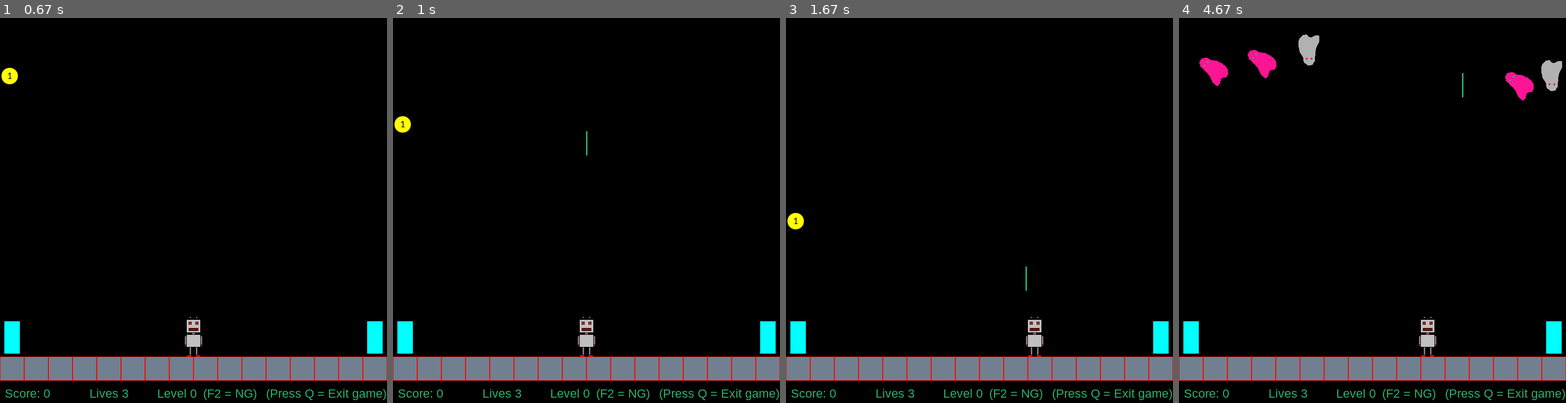
Above: before the commit, frames 1-4 (left to right).
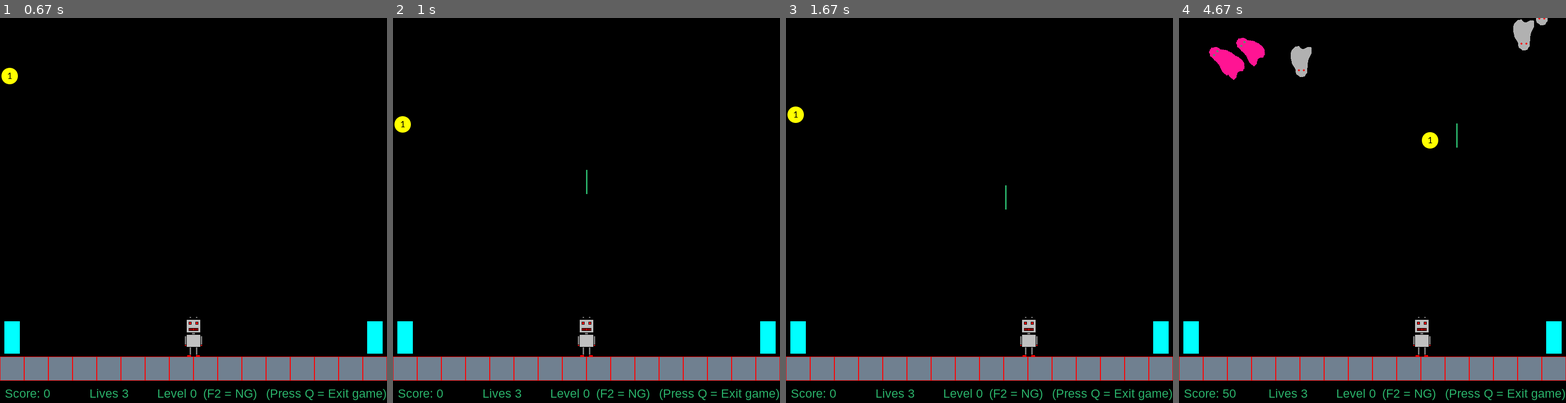
Above: after the commit, the same moments.

Repository: Acrofil/PygameGameProject
Game: pygame game, started from main.py
Two runs of this game, one before a commit and one after it. Both use one fixed random seed, a clock stepped at 60 frames per second and the inputs below.
Inputs:
- Up to frame 1 (0.67 s): tap Space at 0.33 s
- Up to frame 2 (1 s): tap Space at 0.67 s
- Up to frame 3 (1.67 s): hold F2 1-1.47 s; hold Right 1-1.47 s; tap Space at 1.07, 1.37, 1.57 s; hold Right from 1.5 s (still down)
- Up to frame 4 (4.67 s): tap Space at 1.87, 2.07, 2.37, 2.57, 2.87, 3.13, 3.43, 3.57, 3.87, 4.23, 4.53 s; release Right at 1.97 s; hold Right 2-2.47 s; hold Left 2.5-3.03 s; hold Left 3.07-3.47 s; hold Right 3.5-4.13 s; hold Left 4.17-4.63 s

Frame 1 is identical in both runs. In frame 2, less than 0.1% of the frame differs, in the area x 49-51%, y 29-46%; in frame 3, 0.6%; in frame 4, 2.9%, in the area x 5-99%, y 0-99%.

Commit message:
second commit finished game + readme

Diff:
--- a/main.py
+++ b/main.py
@@ -4,29 +4,29 @@
 import random
 import os
 
-##################################################### Game Info #################################################
+##################################################### GAME INFO #################################################
 #                                                                                                               #
-# Game Objective - Collect 5 coins to level up, starting point level 0, end point reach level 5 withour dying.  #
-# Two types of ghosts come from above to take you up:                                                           #
-# Type 1 Gray: They are following you whenever you go.                                                          #
-# Type 2 Pink: They only fall down, but can do damage too                                                       #
-# If any ghost touch you, you lose one of your lives and the ghost dissapear.                                   #
-# On each level you gain the ghosts are increased x 5 of each type                                              #
-# When you kill ghost, coin spawns at the location where you killed it and starts falling down.                 #
-# In order to catch it you must wait for it to fall down to you.                                                #
-# If you shoot another ghost the coin respawns at the new location. Sometimes would be necessary to do so.      #
-# There is some kind of escape mechanism with the doors, with little delay between usage.                       #
-# Goal is to reach level 5 without spending all your lives/hits.                                                #
+# - Game Objective - Collect 5 coins to level up, starting point level 0, end point reach level 5 withour dying.#
+# - Two types of ghosts come from above:                                                                        #
+# - Type 1: Gray: They are following you whenever you go.                                                       #
+# - Type 2: Pink: They only fall down, but can do damage too                                                    #
+# - If any ghost touch you, you lose one of your lives and the ghost dissapear.                                 #
+# - On each level you gain, the ghosts are increased x 5 of each type are added to the game                     #
+# - When you kill ghost, coin spawns at the location where you killed it and starts falling down.               #
+# - In order to catch it you must wait for it to fall down to you.                                              #
+# - If you shoot another ghost the coin respawns at the new location. Sometimes would be necessary to do so.    #
+# - There is some kind of escape mechanism with the doors, with little delay between usage.                     #
+# - Goal is to reach level 5 without spending all your lives/hits.                                              #
 # *Bonus coin spawns at the start of the game                                                                   #
 #                                                                                                               #
-##################################################################################################################
+##################################################### GAME INFO #################################################
+
+pg.init()
 
 # Start game at center
 os.environ['SDL_VIDEO_CENTERED'] = '1'
-pg.init()
-
-pg.display.set_caption("Ghost Blaster")
-
+
+# Global parameters
 WIN_WIDTH, WIN_HEIGHT = (800, 800)
 RED = (255, 0, 0)
 BLACK = (0, 0, 0)
@@ -37,8 +37,9 @@
 
 # Class for creating our enemies, loading images, editing them and random location on screen
 class EnemyController:
-    def __init__(self, player):
+    def __init__(self, window_rect):
         # Create enemies
+        self.window_rect = window_rect
         self.enemies = []
         self.player_enemies = 5
         self.create_enemies()
@@ -46,6 +47,7 @@
         self.enemy_image_won = self.enemy_image_load('pink')
         self.enemy_image_won_rect = self.enemy_image_won.get_rect()
 
+    # Create our enemies. Load them and do modifications. Append them to our list with enemies
     def create_enemies(self):
         self.gray_enemy_image = self.enemy_image_load('gray')
         self.pink_enemy_image = self.enemy_image_load('pink')
@@ -60,6 +62,7 @@
         arr.replace(from_, to)
         del arr
 
+    # Load enemy image, swap colors, transform.
     def enemy_image_load(self, type):
         image = pg.image.load('monster.png').convert_alpha()
         if type == 'gray':
@@ -79,17 +82,18 @@
 
             return transformed_image
 
+    # Random enemy location on screen
     def random_enemy_location(self, type):
-        x = random.randint(0, window_rect.width)
+        x = random.randint(0, self.window_rect.width)
         y = random.randint(-500, -100)
 
         if type == 'gray':
-            return Enemy(self.gray_enemy_image, window_rect, (x, y), type)
+            return Enemy(self.gray_enemy_image, self.window_rect, (x, y), type)
         elif type == 'pink':
-            return Enemy(self.pink_enemy_image, window_rect, (x, y), type)
+            return Enemy(self.pink_enemy_image, self.window_rect, (x, y), type)
 
     # Update our enemies and check for: Collision with player, if enemy is killed, if enemy is off screen
-    def update(self, player):
+    def update(self, player, window):
         for enemy in self.enemies:
             enemy.update(player)
             enemy_type = random.choice(['gray', 'pink'])
@@ -102,16 +106,15 @@
                 self.enemies.remove(enemy)
                 player.take_damage(1)
                 self.enemies.append(self.random_enemy_location(enemy_type))
+                # Sometimes generates error when player is moving and ghost touch it
                 break
-                # Adding break after collision makes ghosts flicker sometimes
-                # Without break sometimes trow error - x not in list
 
             if enemy.off_screen: # If its offscren, remove it and add it to a starting location again
                 self.enemies.remove(enemy)
                 enemy.off_screen = False
                 self.enemies.append(self.random_enemy_location(enemy_type))
 
-            if player.upgrade_enemies:
+            if player.upgrade_enemies: # If level up upgrade_enemies == True
                 self.update_max_enemies(player)
                 player.upgrade_enemies = False
 
@@ -119,8 +122,8 @@
 
     def update_max_enemies(self, player):
 
-        self.player_enemies += 3
-        self.create_enemies()
+        self.player_enemies += 5 # Increase our enemies by 5
+        self.create_enemies()    # Create new enemies
 
 class Enemy:
     def __init__(self, image, window_rect, starting_position, enemy_type):
@@ -181,7 +184,7 @@
         surface.blit(self.image, self.rect )
 
 class Player:
-    def __init__(self, window_rect):
+    def __init__(self, window_rect, tools):
         # Player image, position and starting position
         self.window_rect = window_rect
         self.image = pg.image.load('robot.png').convert()
@@ -191,7 +194,7 @@
         self.speed = 3
         self.rect = self.image.get_rect(center=(self.window_rect.centerx, self.window_rect.bottom - self.start_buffer))
 
-        # Img for dead screen
+        # Image for dead screen
         self.dead_image = pg.transform.rotate(self.image, 180)
         self.dead_image_rect = self.dead_image.get_rect(center=(self.rect.centerx, self.rect.bottom - self.start_buffer))
 
@@ -221,27 +224,26 @@
 
         # Timer and delay for door use
         self.door_timer = 0.0
-        self.door_delay = 500
+        self.door_delay = 1000
         self.can_enter = False
+
+        self.tools = tools
 
     def take_damage(self, value):
         self.lives -= value
-        TOOLS.update_lives(self.lives)
+        self.tools.update_lives(self.lives)
 
     def add_points(self, value):
         self.points += value
-        TOOLS.update_score(self.points)
+        self.tools.update_score(self.points)
 
     def level_up(self):
         self.level += 1
         self.upgrade_enemies = True
-        TOOLS.update_level(self.level)
+        self.tools.update_level(self.level)
 
         if self.level == 5:
             self.game_won = True
-
-    def get_level(self):
-        return self.level
 
     # Listening for events for player pressing space == shooting
     def get_event(self, event):
@@ -255,6 +257,7 @@
             if event.key == pg.K_q:
                 pg.quit()
                 sys.exit()
+
     # Update player
     def update(self, keys, enemies, door):
         self.rect.clamp_ip(self.window_rect) # Set boundaries for player for moving off screen
@@ -303,21 +306,25 @@
                         self.lasers.remove(laser) # Remove laser after we kill enemy
                         break
 
+    # On every 5 coins level up and set coins count to 0 again
     def check_player_level(self):
         if self.coin_count == 5:
             self.level_up()
             self.coin_count = 0
 
+    # Check if player is entering door and use timer.
     def check_player_enter_door(self, door):
+        # For some reason could not check for collision between door and player and used player rect x & screen width.
+        # Timer to enter the door
         if pg.time.get_ticks() - self.door_timer > self.door_delay:
-            self.door_timer = pg.time.get_ticks()
+            self.door_timer = pg.time.get_ticks() # Door timer is set to current time tick
             self.can_enter = True
-            if player.rect.x < door.rect.x and self.can_enter:
+            # Left door
+            if self.rect.x < door.rect.x and self.can_enter:
                 self.rect = self.image.get_rect(center=(self.window_rect.right - 50, self.window_rect.bottom - self.start_buffer))
                 self.can_enter = False
-
-
-            elif player.rect.x > WIN_WIDTH - 70 and self.can_enter:
+            # Right door
+            elif self.rect.x > WIN_WIDTH - 70 and self.can_enter:
                 self.rect = self.image.get_rect(center=(self.window_rect.left - 50, self.window_rect.bottom - self.start_buffer))
                 self.can_enter = False
 
@@ -335,7 +342,7 @@
         self.mask = pg.mask.from_surface(self.image)
         self.image.fill(color)
         self.rect = self.image.get_rect(center=loc) # loc = location of our robot
-        self.speed = 10
+        self.speed = 8
 
     def update(self, direction='up'):
         if direction == 'down':
@@ -343,7 +350,7 @@
         else:
             self.rect.y -= self.speed
 
-        # Check if laser is off screen
+        # Check if laser is off screen and remove it
         if self.rect.bottom < self.window_rect.top:
             return True
 
@@ -362,8 +369,9 @@
         self.coin_points = 50
         self.speed = 5
 
+    #  Update our coin and if not collected move it down
     def update(self, player):
-        if not self.collected: # If not collected move it
+        if not self.collected:
             self.rect.y += self.speed
 
         if player.spawn_coin: # if true
@@ -398,13 +406,13 @@
         for i in range(round(WIN_WIDTH / self.image_rect.width)):
             self.floor.append(self.image)
 
-    # Draw floor
+    # Draw floor according to screen width
     def draw(self, surface):
         x = 0
         for i in range(len(self.floor)):
             surface.blit(self.image, [x + self.image_rect.width * i, self.bottom_position])
 
-# Escape mechanism
+# Escape mechanism for our robot
 class Door:
     def __init__(self, window_rect):
         self.image = pg.image.load('door.png').convert()
@@ -414,7 +422,7 @@
 
         # Door height position
         self.door_height_position = WIN_HEIGHT - (95 + self.rect.height)
-
+    # Draw our doors at both sides on screen
     def draw(self, surface):
         surface.blit(self.original_image, (0, self.door_height_position))
         surface.blit(self.original_image, (WIN_WIDTH - self.rect.width, self.door_height_position))
@@ -422,10 +430,12 @@
 # For printing Game won, game over and player stats & score
 class Tools:
     def __init__(self, window):
+        # window rect and font init
         self.window = window
         self.window_rect = window.get_rect()
         self.font_init(self.window_rect)
 
+    # Defining font size, color and position on screen for texts also update them
     def font_init(self, window_rect):
         self.text_size = 25
         self.text_color = (GREEN)
@@ -436,6 +446,7 @@
         self.new_game_position = (WIN_WIDTH - 380, WIN_HEIGHT - 10)
         self.exit_game_position = (WIN_WIDTH - 250, window_rect.bottom - 10)
 
+        # Update all of our texts
         self.update_score()
         self.update_lives()
         self.update_level()
@@ -445,6 +456,7 @@
         self.game_over()
         self.game_won()
 
+    # Create score, lives, level, exit, new game texts
     def update_score(self, score=0):
         self.score_text, self.score_text_rect = self.make_text(f'Score: {score}', self.score_position)
 
@@ -460,12 +472,14 @@
     def new_game(self):
         self.new_game_text, self.new_game_text_rect = self.make_text(f'(F2 = NG)', self.new_game_position)
 
+    # Method to make our text and position
     def make_text(self, display_text, position):
         text = self.font.render(display_text, True, self.text_color)
         rect = text.get_rect(bottomleft=position)
 
         return text, rect
 
+    # Starting screen text
     def start_screen(self):
         start_screen_font = pg.font.SysFont('Arial', 50)
         press_key_font = pg.font.SysFont('Arial', 22)
@@ -476,16 +490,19 @@
         self.start_screen_text_rect = self.start_screen_text.get_rect(center=self.window_rect.center)
         self.press_key_rect = self.press_key.get_rect(center=self.start_screen_text_rect.midbottom)
 
+    # Game over text and position on screen
     def game_over(self):
         game_over_font = pg.font.SysFont('Arial', 55)
         self.game_over_text = game_over_font.render('GAME OVER!', True, (RED))
         self.game_over_rect = self.game_over_text.get_rect(center=self.window_rect.center)
 
+    # Game won text and position on screen
     def game_won(self):
         game_won_font = pg.font.SysFont('Arial', 55)
         self.game_won_text = game_won_font.render('YOU WON THE GAME!', True, (RED))
         self.game_won_rect = self.game_won_text.get_rect(center=self.window_rect.center)
 
+    # Draw texts on screen
     def draw(self):
         self.window.blit(self.score_text, self.score_text_rect)
         self.window.blit(self.lives_text, self.lives_text_rect)
@@ -493,56 +510,88 @@
         self.window.blit(self.ex_text, self.exit_text_rect)
         self.window.blit(self.new_game_text, self.new_game_text_rect)
 
-# Main game loop
-window = pg.display.set_mode((WIN_WIDTH, WIN_HEIGHT))
-window_rect = window.get_rect()
-clock = pg.time.Clock()
-running = True
-player = Player(window_rect)
-floor = Floor(window_rect)
-door = Door(window_rect)
-enemy_contol = EnemyController(player)
-coin = Coin()
-TOOLS = Tools(window)
-pressed_key = False
-
-while running:
-    keys = pg.key.get_pressed()
-    for event in pg.event.get():
-        if event.type == pg.KEYDOWN:
-            pressed_key = True
-        if event.type == pg.QUIT:
-            running = False
-        player.get_event(event)
-
-    window.fill(BLACK)
-    if not player.dead and not player.game_won and pressed_key:
-        player.update(keys, enemy_contol.enemies, door)
-        enemy_contol.update(player)
-        coin.update(player)
-
-        coin.draw(window)
-        player.draw(window)
-
-    if player.dead:
-        window.blit(TOOLS.game_over_text, TOOLS.game_over_rect)
-        window.blit(player.dead_image, player.dead_image_rect)
-        window.blit(enemy_contol.enemy_image_won, (330, 447))
-
-    if player.game_won:
-        window.blit(TOOLS.game_won_text, TOOLS.game_won_rect)
-
-    if not pressed_key:
-        window.blit(TOOLS.start_screen_text, TOOLS.start_screen_text_rect)
-        window.blit(TOOLS.press_key, TOOLS.press_key_rect)
-        window.blit(player.original_image, TOOLS.press_key_rect.midbottom)
-
-    floor.draw(window)
-    door.draw(window)
-    TOOLS.draw()
-
-    pg.display.update()
-    clock.tick(60)
-
-pg.quit()
-sys.exit(0)
+# The Game class with the main loop, updates and draws.
+class Game:
+    def __init__(self):
+        # Creating window screen
+        self.window = pg.display.set_mode((WIN_WIDTH, WIN_HEIGHT))
+        self.window_rect = self.window.get_rect()
+
+        pg.display.set_caption("Ghost Blaster")
+
+        self.new_game()
+
+    # Player, floor, door, enemy_control/enemies & coin. Tools for our texts, start and game over screens
+    def new_game(self):
+        tools = Tools(self.window)
+        player = Player(self.window_rect, tools)
+        floor = Floor(self.window_rect)
+        door = Door(self.window_rect)
+        enemy_contol = EnemyController(self.window_rect)
+        coin = Coin()
+
+        self.main_loop(tools, player, floor, door, enemy_contol, coin)
+
+    def main_loop(self, tools, player, floor, door, enemy_control, coin):
+        # Clock
+        clock = pg.time.Clock()
+         # While loop is running
+        running = True
+        # Start screen check
+        pressed_key = False
+
+        # Main game loop
+        while running:
+            # Listen for keys pressed / movement
+            keys = pg.key.get_pressed()
+            # Listen for events. Start game, exit game and shooting
+            for event in pg.event.get():
+                if event.type == pg.KEYDOWN:
+                    pressed_key = True
+                    if event.key == pg.K_F2:
+                        self.new_game()
+                if event.type == pg.QUIT:
+                    running = False
+                player.get_event(event)
+
+            self.window.fill(BLACK)
+            # If player is alive and game is not won and game is started. Update player, enemies and coin and draw them on screen
+            if not player.dead and not player.game_won and pressed_key:
+                player.update(keys, enemy_control.enemies, door)
+                enemy_control.update(player, self.window)
+                coin.update(player)
+
+                coin.draw(self.window)
+                player.draw(self.window)
+
+            # If player is dead display game over screen.
+            if player.dead:
+                self.window.blit(tools.game_over_text, tools.game_over_rect)
+                self.window.blit(player.dead_image, player.dead_image_rect)
+                self.window.blit(enemy_control.enemy_image_won, (330, 447))
+
+            # Game won screen
+            if player.game_won:
+                self.window.blit(tools.game_won_text, tools.game_won_rect)
+
+            # Start screen
+            if not pressed_key:
+                self.window.blit(tools.start_screen_text, tools.start_screen_text_rect)
+                self.window.blit(tools.press_key, tools.press_key_rect)
+                self.window.blit(player.original_image, tools.press_key_rect.midbottom)
+
+            # Floor and door draw. Score, lives, level, exit and new game texts draw.
+            floor.draw(self.window)
+            door.draw(self.window)
+            tools.draw()
+
+            pg.display.update()
+            clock.tick(60)
+
+        # Exit
+        pg.quit()
+        sys.exit(0)
+
+if __name__ == "__main__":
+    game = Game()
+    game.new_game()
Not shown, added: README.md
